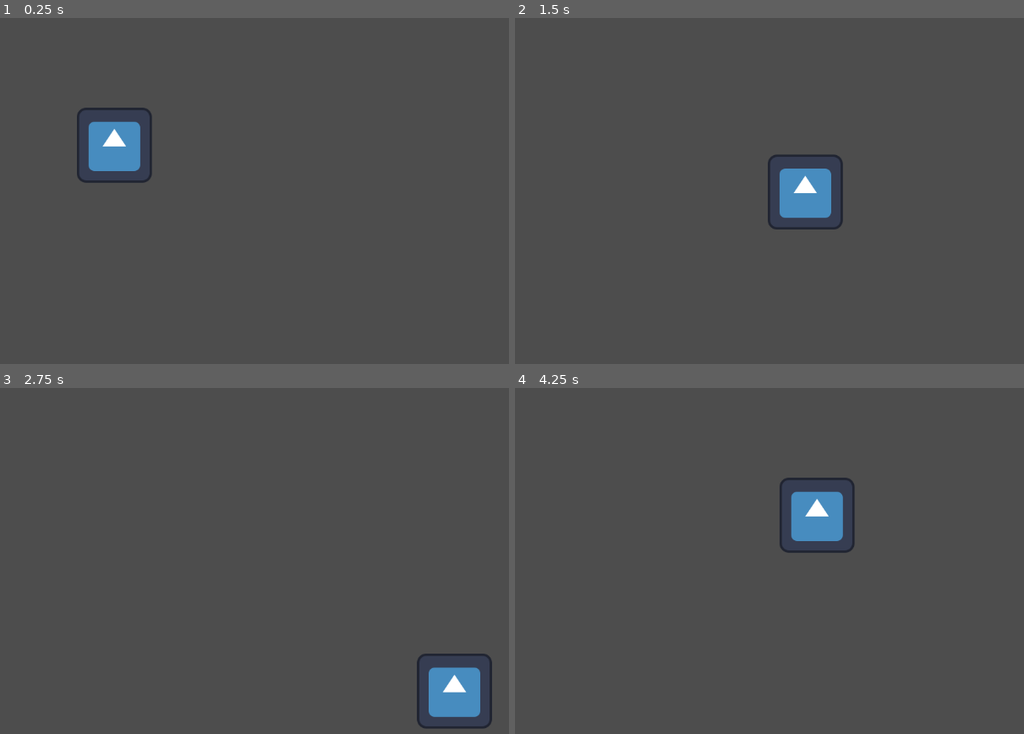
Above: before the commit, frames 1-4 (two rows, left to right).
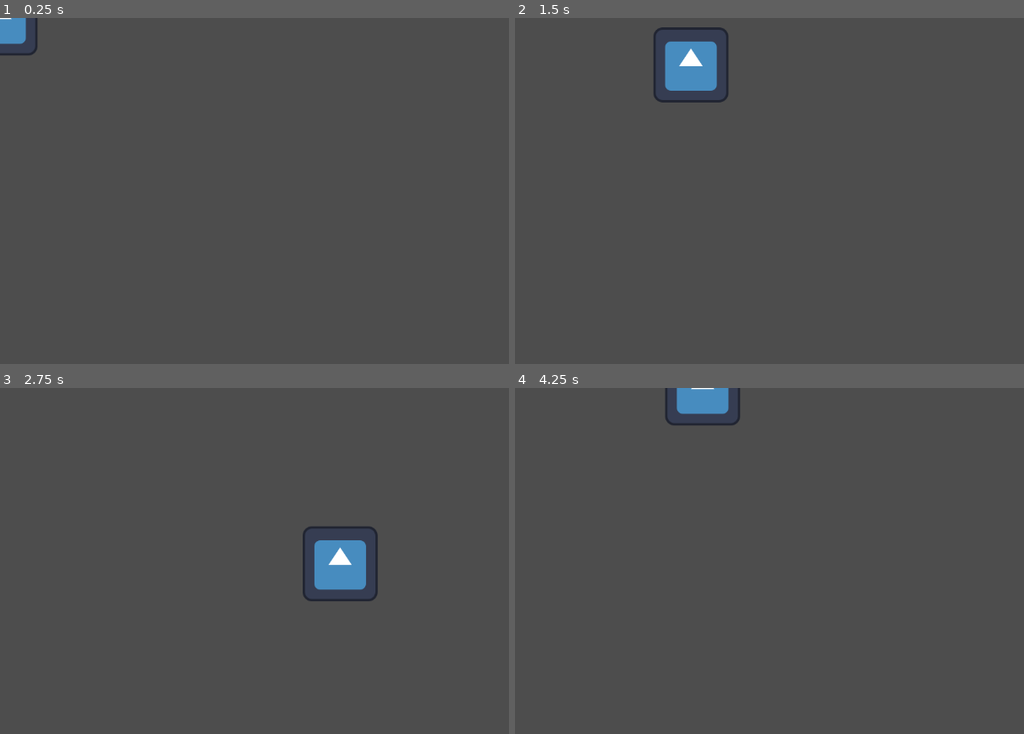
Above: after the commit, the same moments.

Repository: xern0/SleepyShrimpStudios-ChemicalCleanse
Game: Godot game, scene res://player.tscn
Two runs of this game, one before a commit and one after it. Both use one fixed random seed, a clock stepped at 60 frames per second and the inputs below. The engine's default icon, where the game draws it, is replaced by a stand-in: a white triangle on a blue panel in a dark square.
Inputs:
- Up to frame 1 (0.25 s): no input
- Up to frame 2 (1.5 s): tap Enter at 0.5 s; hold D (right) 0.53-1.28 s; hold E (interact) 0.53-1.28 s; hold S (down) from 1.28 s (still down); tap E (interact) at 1.35 s
- Up to frame 3 (2.75 s): release S (down) at 2.03 s; hold D (right) from 2.03 s (still down); hold E (interact) from 2.03 s (still down)
- Up to frame 4 (4.25 s): release D (right) at 2.78 s; release E (interact) at 2.78 s; hold W (up) 2.78-3.53 s; tap E (interact) at 2.85 s; hold A (left) from 3.53 s (still down); hold E (interact) from 3.53 s (still down)

The runs differ from the first frame. In frame 1, 2.3% of the frame differs, in the area x 0-30%, y 0-48%; in frame 2, 3.7%, in the area x 27-65%, y 2-62%; in frame 3, 3.7%; in frame 4, 2.9%.

Commit message:
game crashes when i go near the object

Diff:
--- a/chemical-cleanse/player.tscn
+++ b/chemical-cleanse/player.tscn
@@ -8,7 +8,6 @@
 size = Vector2(126.5, 118)
 
 [node name="player" type="CharacterBody2D"]
-position = Vector2(195, 217)
 script = ExtResource("1_onrkg")
 
 [node name="Sprite2D" type="Sprite2D" parent="."]
--- /dev/null
+++ b/chemical-cleanse/world.gd
@@ -0,0 +1,7 @@
+extends Node2D
+
+@onready var player: CharacterBody2D = $player
+@onready var bottle: Area2D = $Bottle
+
+func _ready() -> void:
+	pass
--- a/chemical-cleanse/world.tscn
+++ b/chemical-cleanse/world.tscn
@@ -1,9 +1,11 @@
-[gd_scene load_steps=3 format=3 uid="uid://bq85y4obpv0x"]
+[gd_scene load_steps=4 format=3 uid="uid://bq85y4obpv0x"]
 
 [ext_resource type="PackedScene" uid="uid://cdynt4vn22uu4" path="res://player.tscn" id="1_fj7yv"]
+[ext_resource type="Script" uid="uid://cddyr5w7850h6" path="res://world.gd" id="1_tlwt5"]
 [ext_resource type="PackedScene" uid="uid://cv15lqh043voh" path="res://bottle.tscn" id="2_tlwt5"]
 
-[node name="Node2D" type="Node2D"]
+[node name="World" type="Node2D"]
+script = ExtResource("1_tlwt5")
 
 [node name="player" parent="." instance=ExtResource("1_fj7yv")]
 position = Vector2(553, 301)
Not shown, added: chemical-cleanse/world.gd.uid
